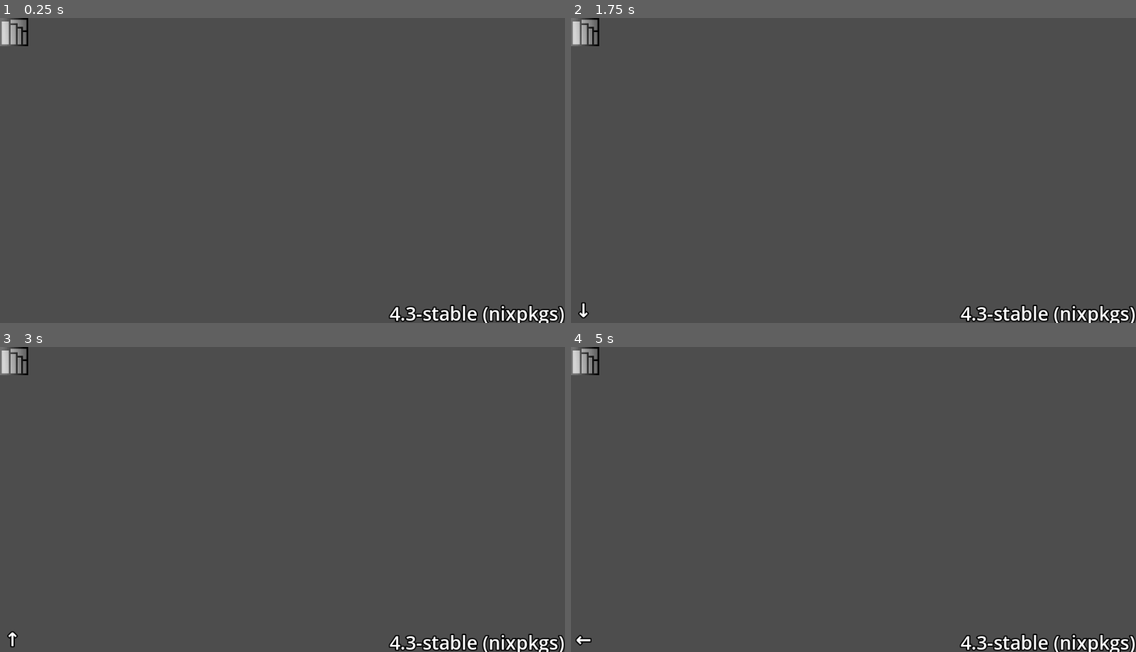
Above: before the commit, frames 1-4 (two rows, left to right).
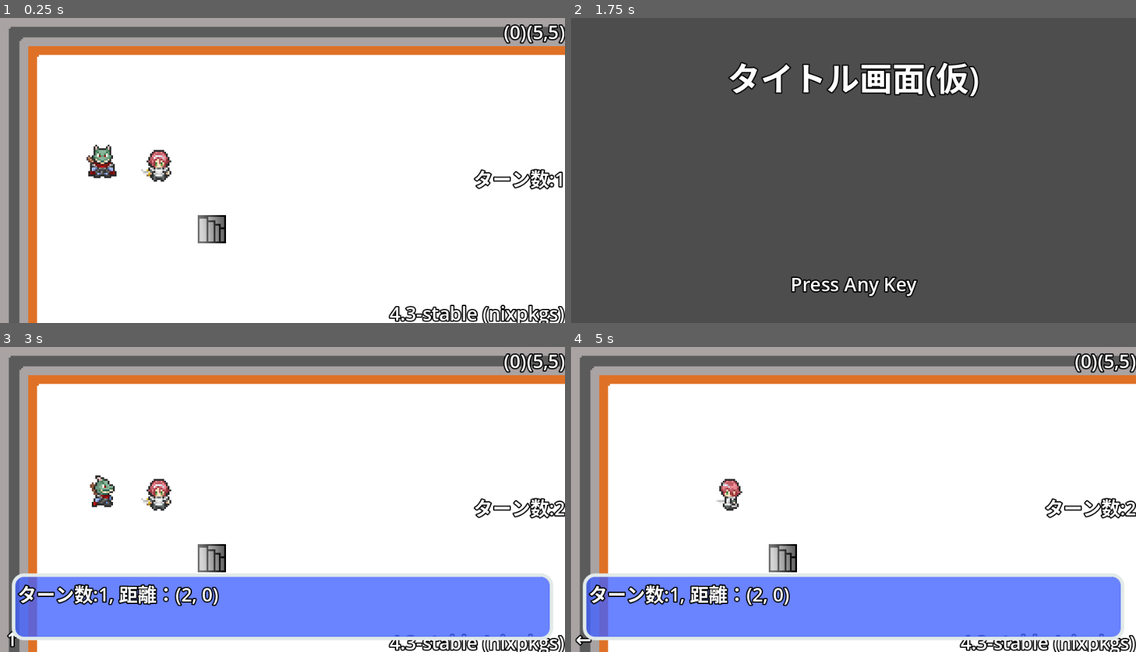
Above: after the commit, the same moments.

Repository: Boyquotes/reversibledungeons
Game: Godot game, scene res://Level/Dungeon.tscn
Same seed, same stepped clock (60 frames per second), same inputs: the game is played once before the commit and once after it.
Inputs:
- Up to frame 1 (0.25 s): no input
- Up to frame 2 (1.75 s): tap Enter (ui_accept) at 0.5, 1.35, 1.52 s; hold Right (ui_right) 0.53-1.28 s; hold Enter (ui_accept) 0.53-1.28 s; hold Down (ui_down) from 1.28 s (still down)
- Up to frame 3 (3 s): tap Enter (ui_accept) at 1.82, 2.85 s; release Down (ui_down) at 2.03 s; hold Right (ui_right) 2.03-2.78 s; hold Enter (ui_accept) 2.03-2.78 s; hold Up (ui_up) from 2.78 s (still down)
- Up to frame 4 (5 s): tap Enter (ui_accept) at 3.02, 3.32, 3.5, 4.35, 4.52, 4.82 s; release Up (ui_up) at 3.53 s; hold Enter (ui_accept) 3.53-4.28 s; hold Left (ui_left) from 3.53 s (still down)

The runs differ from the first frame. In frame 1, 94% of the frame differs, in the area x 0-100%, y 0-100%; in frame 2, 4.9%; in frame 3, 95%; in frame 4, 95%.
Error before the commit: Parse Error: Identifier "shadowed_variable" not declared in the current scope. (res://Level/Level.gd:92)

Commit message:
For beta16 (#23)
* Update Enemy.gd

インスタンス生成時にアニメーションを開始するよう修正

* Update Enemy.tscn

* Update .gitignore

* Update Level.gd

コンパイルエラー対策

* Update Player.gd

インスタンス生成時にアニメーションを開始するよう修正

* Update project.godot

Diff:
--- a/Enemy/Enemy.gd
+++ b/Enemy/Enemy.gd
@@ -13,7 +13,7 @@
     ["Up-Right","Right","Down-Right"],
     ]
 
-func _init(DefaultTilesize:int, level:Level):
+func _init(DefaultTilesize:int, level:Level) -> void:
     tilesize = DefaultTilesize
     _level = level
     self.scale = level.scale
@@ -21,6 +21,7 @@
 func _ready():
     animation = animation_scene.instantiate()
     add_child(animation)
+    animation.play()
 
 func try_move(dx, dy):
     var x = player_tile.x + dx
--- a/Enemy/Enemy.tscn
+++ b/Enemy/Enemy.tscn
@@ -4,8 +4,7 @@
 
 [node name="AnimatedSprite" type="AnimatedSprite2D"]
 z_index = 1
-frames = ExtResource("1_h0g8s")
+sprite_frames = ExtResource("1_h0g8s")
 animation = &"Down"
-playing = true
 centered = false
 offset = Vector2(0, -16)
--- a/Level/Level.gd
+++ b/Level/Level.gd
@@ -89,7 +89,6 @@
 
 # mapdataから地形を生成する
 # mapdata:生成する地形のデータ(int型2次元配列)
-@warning_ignore(shadowed_variable)
 func buildLevelFromData(size:Vector2i, mapdata:Array):
     tile_map.clear()
 
--- a/Player/Player.gd
+++ b/Player/Player.gd
@@ -25,6 +25,7 @@
 func _ready():
     animation = animation_scene.instantiate()
     add_child(animation)
+    animation.play()
 
 func _set_active(flag:bool):
     isActive = flag
--- a/project.godot
+++ b/project.godot
@@ -25,34 +25,30 @@
 window/size/test_width=960
 window/size/test_height=520
 
-[editor]
-
-export/convert_text_resources_to_binary=true
-
 [input]
 
 ui_accept={
 "deadzone": 0.5,
-"events": [Object(InputEventKey,"resource_local_to_scene":fa …(148 unchanged characters)… "keycode":4194309,"physical_keycode":0,"unicode":4194309,"echo":false,"script":null)
-, Object(InputEventKey,"resource_local_to_scene":false,"resource_name":"","device":0,"window_id":0,"alt_pressed":false,"shift_pressed":false,"ctrl_pressed":false,"meta_pressed":false,"pressed":false,"keycode":4194310,"physical_keycode":0,"unicode":4194310,"echo":false,"script":null)
-, Object(InputEventKey,"resource_local_to_scene":false,"resource_name":"","device":0,"window_id":0,"alt_pressed":false,"shift_pressed":false,"ctrl_pressed":false,"meta_pressed":false,"pressed":false,"keycode":32,"physical_keycode":0,"unicode":32,"echo":false,"script":null)
-, Object(InputEventKey,"resource_local_to_scene":false,"resource_name":"","device":0,"window_id":0,"alt_pressed":false,"shift_pressed":false,"ctrl_pressed":false,"meta_pressed":false,"pressed":false,"keycode":90,"physical_keycode":0,"unicode":0,"echo":false,"script":null)
+"events": [Object(InputEventKey,"resource_local_to_scene":fa …(148 unchanged characters)… "keycode":4194309,"physical_keycode":0,"key_label":0,"unicode":4194309,"echo":false,"script":null)
+, Object(InputEventKey,"resource_local_to_scene":false,"resource_name":"","device":0,"window_id":0,"alt_pressed":false,"shift_pressed":false,"ctrl_pressed":false,"meta_pressed":false,"pressed":false,"keycode":4194310,"physical_keycode":0,"key_label":0,"unicode":4194310,"echo":false,"script":null)
+, Object(InputEventKey,"resource_local_to_scene":false,"resource_name":"","device":0,"window_id":0,"alt_pressed":false,"shift_pressed":false,"ctrl_pressed":false,"meta_pressed":false,"pressed":false,"keycode":32,"physical_keycode":0,"key_label":0,"unicode":32,"echo":false,"script":null)
+, Object(InputEventKey,"resource_local_to_scene":false,"resource_name":"","device":0,"window_id":0,"alt_pressed":false,"shift_pressed":false,"ctrl_pressed":false,"meta_pressed":false,"pressed":false,"keycode":90,"physical_keycode":0,"key_label":0,"unicode":0,"echo":false,"script":null)
 ]
 }
 ui_cancel={
 "deadzone": 0.5,
-"events": [Object(InputEventKey,"resource_local_to_scene":fa …(148 unchanged characters)… "keycode":4194305,"physical_keycode":0,"unicode":4194305,"echo":false,"script":null)
-, Object(InputEventKey,"resource_local_to_scene":false,"resource_name":"","device":0,"window_id":0,"alt_pressed":false,"shift_pressed":false,"ctrl_pressed":false,"meta_pressed":false,"pressed":false,"keycode":88,"physical_keycode":0,"unicode":0,"echo":false,"script":null)
+"events": [Object(InputEventKey,"resource_local_to_scene":fa …(148 unchanged characters)… "keycode":4194305,"physical_keycode":0,"key_label":0,"unicode":4194305,"echo":false,"script":null)
+, Object(InputEventKey,"resource_local_to_scene":false,"resource_name":"","device":0,"window_id":0,"alt_pressed":false,"shift_pressed":false,"ctrl_pressed":false,"meta_pressed":false,"pressed":false,"keycode":88,"physical_keycode":0,"key_label":0,"unicode":0,"echo":false,"script":null)
 ]
 }
 ui_diagonal_only={
 "deadzone": 0.5,
-"events": [Object(InputEventKey,"resource_local_to_scene":false,"resource_name":"","device":0,"window_id":0,"alt_pressed":false,"shift_pressed":false,"ctrl_pressed":false,"meta_pressed":false,"pressed":false,"keycode":4194326,"physical_keycode":0,"unicode":0,"echo":false,"script":null)
+"events": [Object(InputEventKey,"resource_local_to_scene":false,"resource_name":"","device":0,"window_id":0,"alt_pressed":false,"shift_pressed":false,"ctrl_pressed":false,"meta_pressed":false,"pressed":false,"keycode":4194326,"physical_keycode":0,"key_label":0,"unicode":0,"echo":false,"script":null)
 ]
 }
 ui_change_direction={
 "deadzone": 0.5,
-"events": [Object(InputEventKey,"resource_local_to_scene":false,"resource_name":"","device":0,"window_id":0,"alt_pressed":false,"shift_pressed":false,"ctrl_pressed":false,"meta_pressed":false,"pressed":false,"keycode":4194325,"physical_keycode":0,"unicode":0,"echo":false,"script":null)
+"events": [Object(InputEventKey,"resource_local_to_scene":false,"resource_name":"","device":0,"window_id":0,"alt_pressed":false,"shift_pressed":false,"ctrl_pressed":false,"meta_pressed":false,"pressed":false,"keycode":4194325,"physical_keycode":0,"key_label":0,"unicode":0,"echo":false,"script":null)
 ]
 }
 
Not shown, changed: .gitignore
